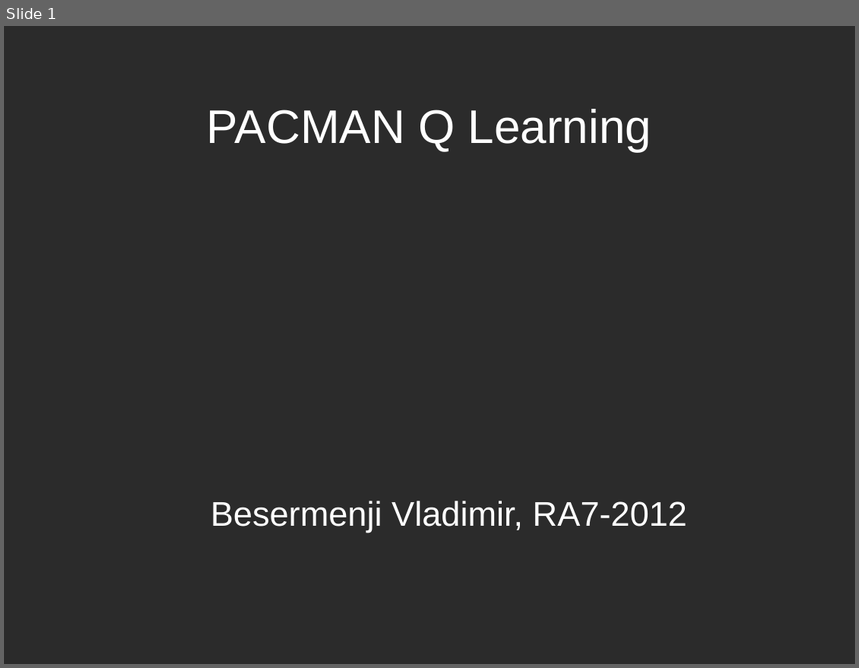
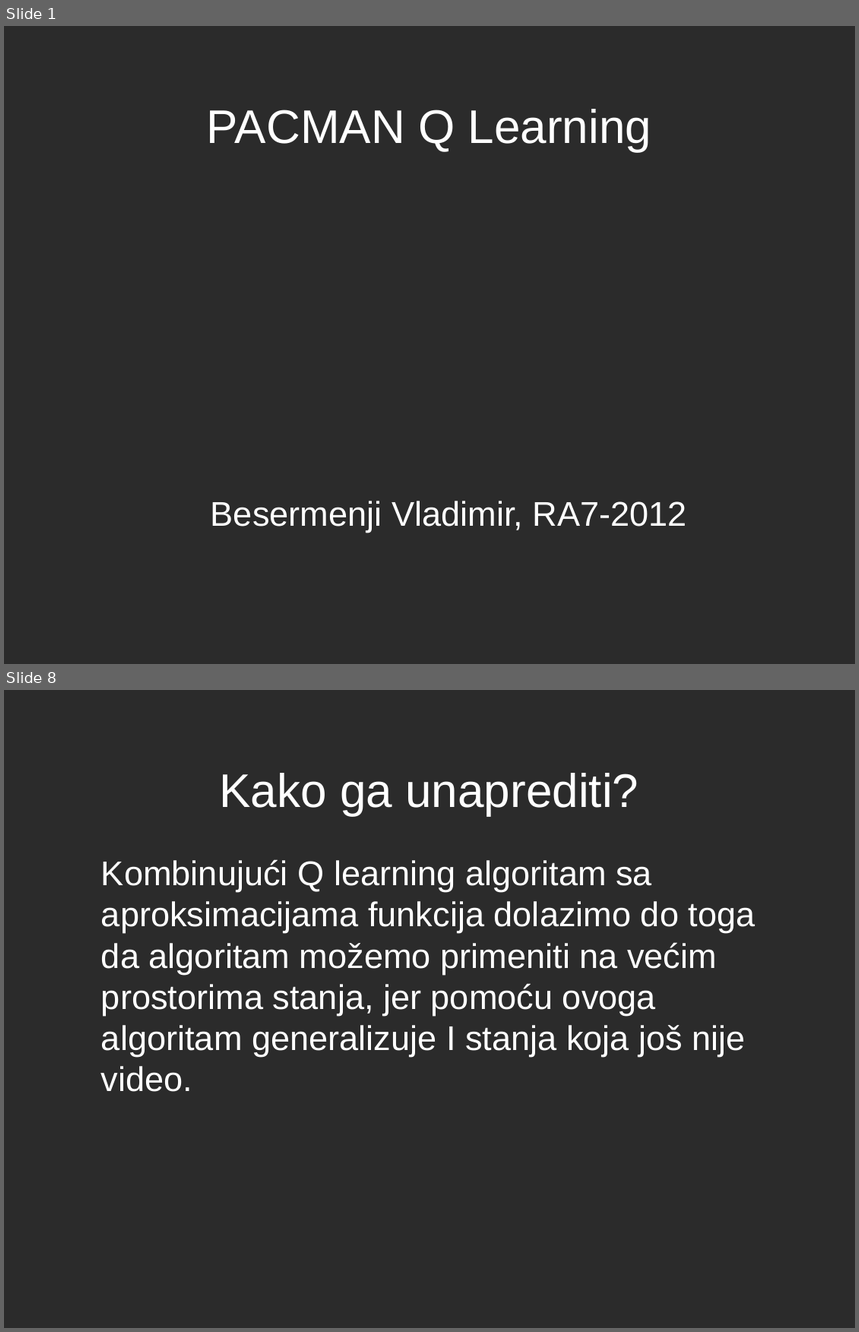
Before and after one commit to Besermenji/PacMan---Q-learning, a slide deck: Zavrsna prezentacija.odp. Shown one above the other, each under a label of ours: slide 1 before the commit, slides 1 and 8 after it; the slides between them are not shown. The pictures are 859x668 and 859x1332 pixels, drawn with LibreOffice and Linux fonts; fonts in the diff are those of the drawing; background and template pictures are left out; a plain dark background stands for a picture behind light text. Boxes give left, top, right and bottom in pixels: in the first picture for what was removed or moved away, otherwise in the second. Text is boxed around its words. In the diff, an @@ line names an element or a change of style, - is before the commit and + after.

```diff
--- a/Zavrsna prezentacija.odp
+++ b/Zavrsna prezentacija.odp
@@ slide 8 added at <box>4,690,855,1328</box>, background picture (left out) @@
@@ title added at <box>220,773,639,816</box>, 44 pt, text #FFFFFF @@
+Kako ga unaprediti?
@@ text added at <box>101,859,756,1092</box>, 32 pt, text #FFFFFF @@
+Kombinujući Q learning algoritam sa aproksimacijama funkcija dolazimo do toga da algoritam možemo primeniti na većim prostorima stanja, jer pomoću ovoga algoritam generalizuje I stanja koja još nije video.
```
Also in this commit, not shown: 1 slide changed, 5 other slides added, 1 other file.
